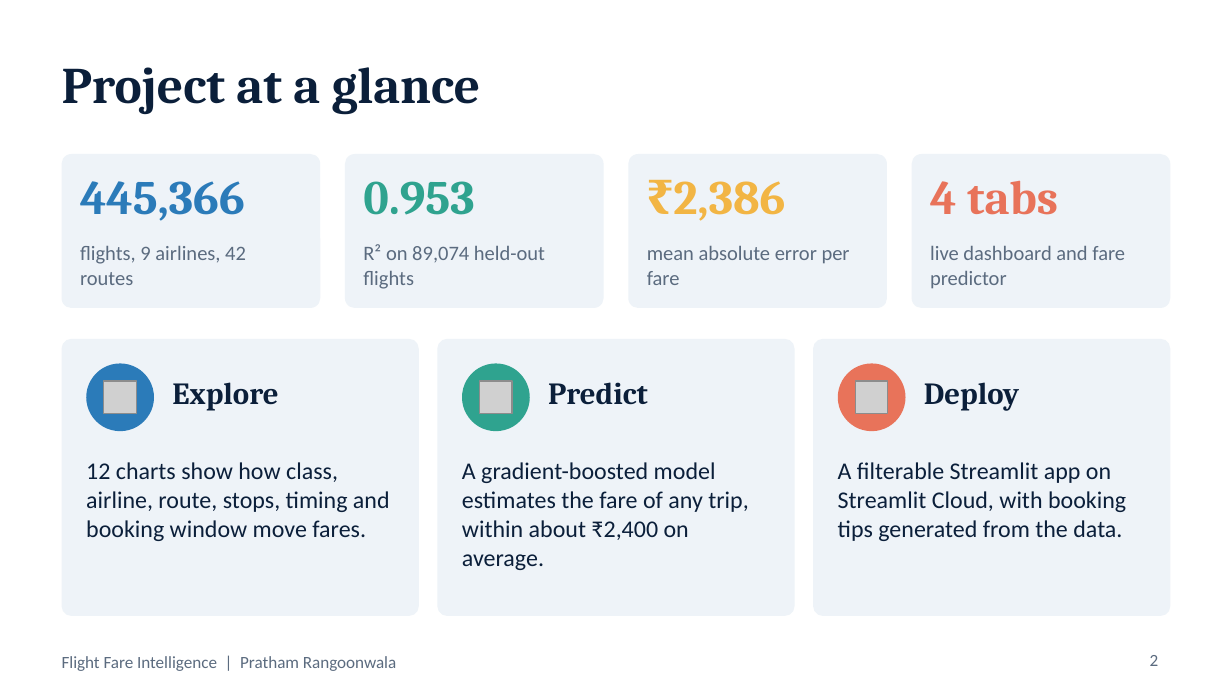
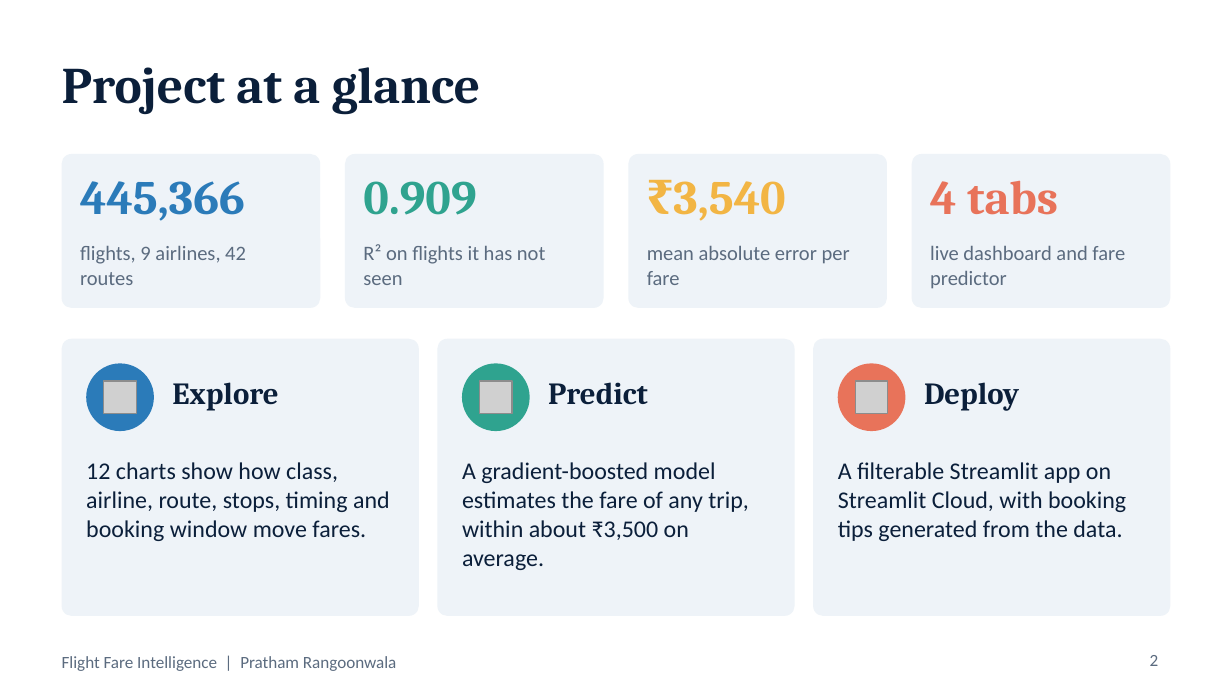
Before and after one commit to Pratham719/flight-fare-intelligence, a slide deck: slide 2 of Documentation/presentation.pptx. Drawn at 1232x693 pixels with LibreOffice and Linux fonts; fonts in the diff are those of the drawing; grey boxes stand for pictures. Boxes give left, top, right and bottom in pixels: in the first picture for what was removed or moved away, otherwise in the second. Text is boxed around its words. In the diff, an @@ line names an element or a change of style, - is before the commit and + after.

Commit message:
Unseen-flight evaluation

```diff
--- a/Documentation/presentation.pptx
+++ b/Documentation/presentation.pptx
@@ text at (363, 181, 476, 215): text changed @@
-0.953
+0.909
@@ text at (673, 181, 785, 221): text changed @@
-₹2,386
+₹3,540
@@ text at (363, 244, 545, 285): text changed @@
-R² on 89,074 held-out flights
+R² on flights it has not seen
@@ text at (462, 462, 748, 570): text changed @@
-A gradient-boosted model estimates the fare of any trip, within about ₹2,400 on average.
+A gradient-boosted model estimates the fare of any trip, within about ₹3,500 on average.
```
Also in this commit, not shown: 13 other slides changed, 2 slides added, 9 other files.
